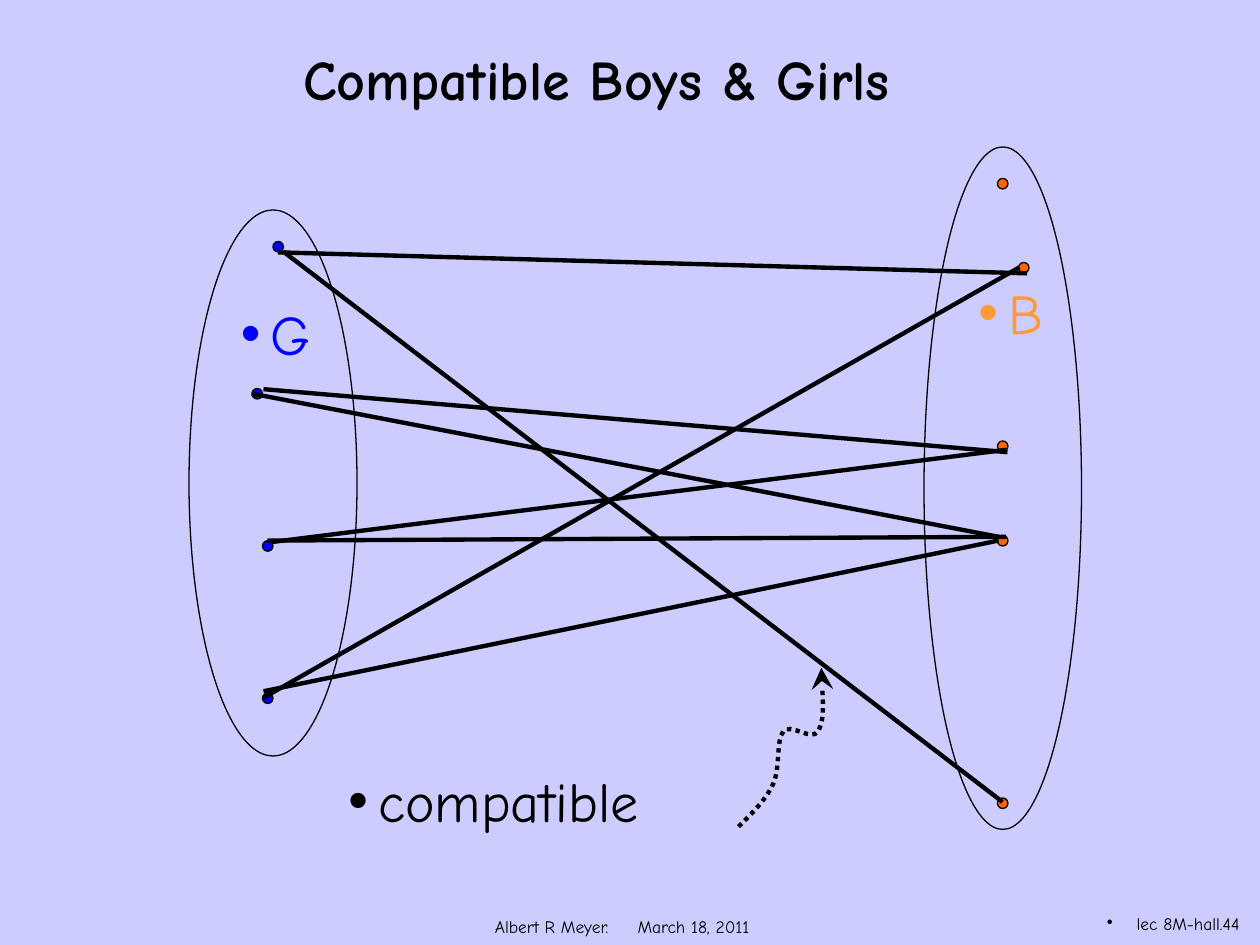
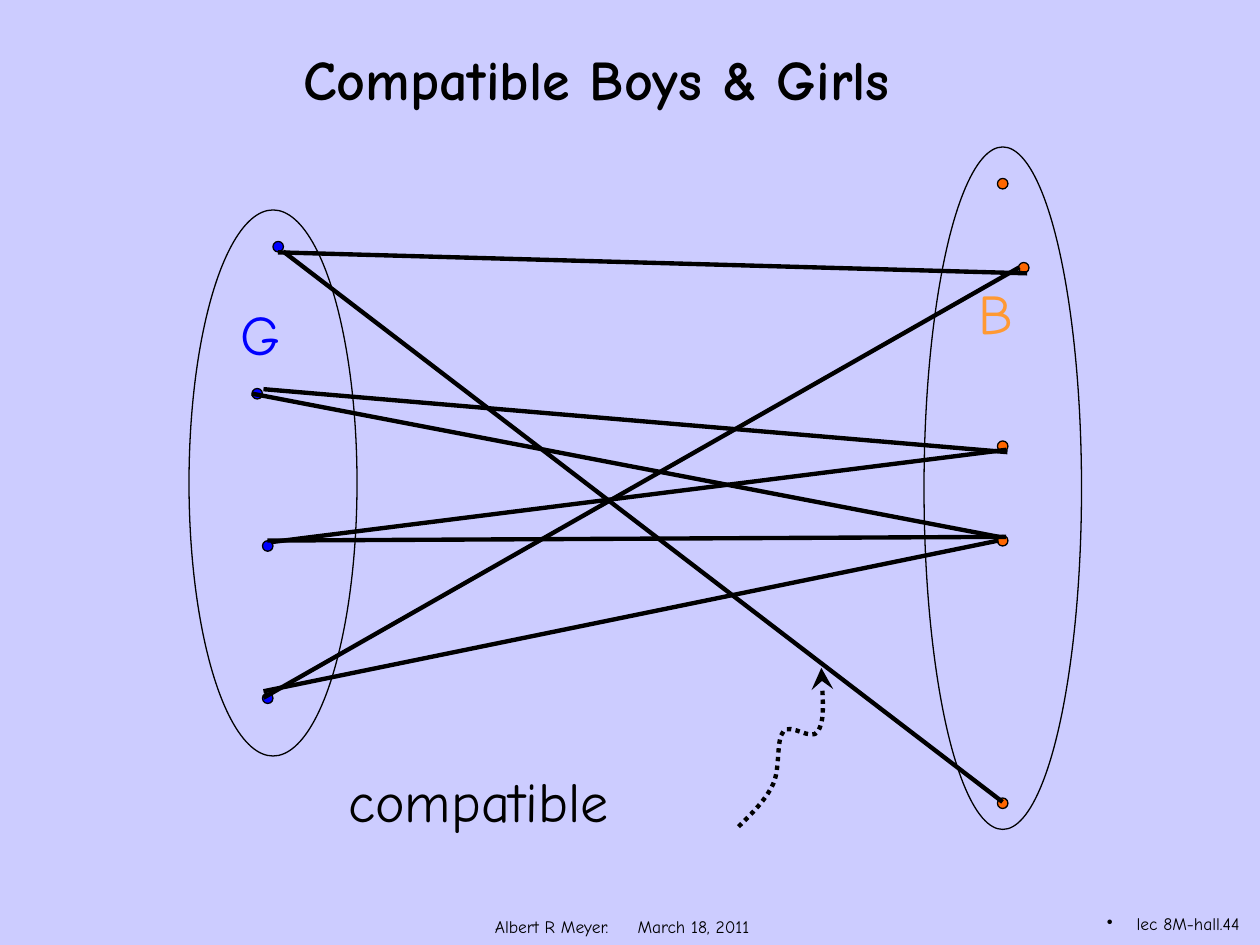
Before and after one commit to armeyer/mcs_web, a slide deck: slide 44 of fall11/slidesF11/slides8w.pptx. Drawn at 1260x945 pixels with LibreOffice and Linux fonts; fonts in the diff are those of the drawing; background and template pictures are left out. Boxes give left, top, right and bottom in pixels: in the first picture for what was removed or moved away, otherwise in the second. Text is boxed around its words. In the diff, an @@ line names an element or a change of style, - is before the commit and + after.

```diff
--- a/fall11/slidesF11/slides8w.pptx
+++ b/fall11/slidesF11/slides8w.pptx
@@ bullet • to none in 3 elements at (x1=241, y1=317, x2=281, y2=356), (x1=978, y1=285, x2=1013, y2=335), (x1=348, y1=784, x2=609, y2=833) @@
```
Also in this commit, not shown: 13 other slides changed.
